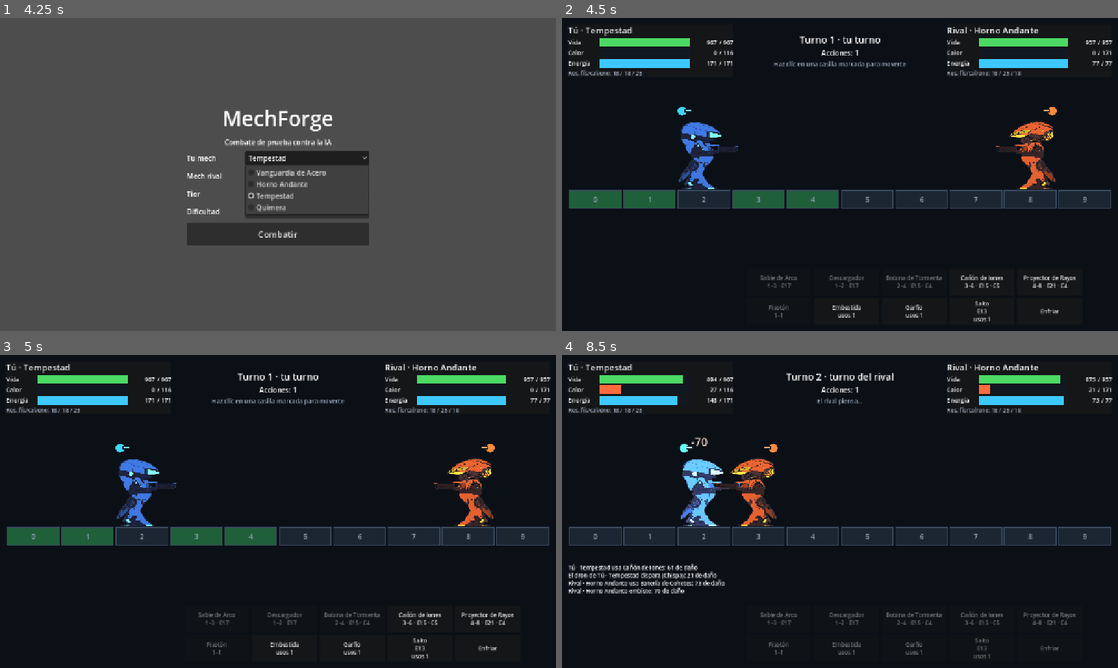
Above: before the commit, frames 1-4 (two rows, left to right).
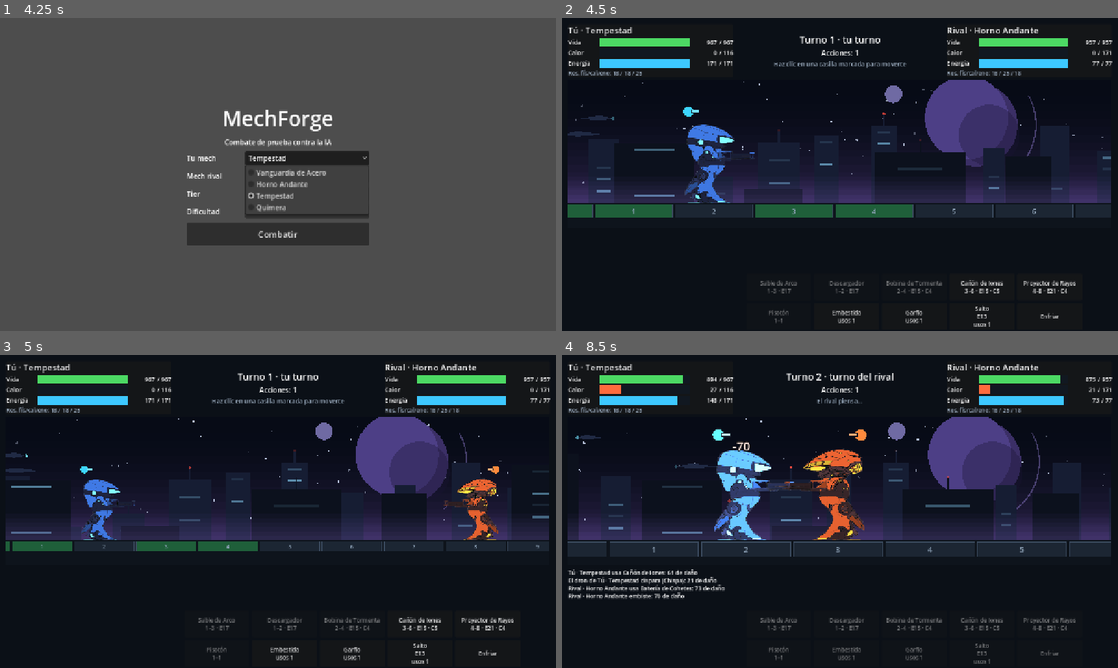
Above: after the commit, the same moments.

Repository: christianescamilla15-cell/mechforge
Game: Godot game, scene res://scenes/main.tscn
The game is run twice, just before and just after one commit, with the same random seed, the same clock (stepped at 60 frames per second) and the same inputs.
Inputs (mouse positions are in pixels of both pictures, inside the frame that each line leads up to):
- Up to frame 1 (4.25 s): click "Normal" at 0.5 s; click "Normal" at 1.25 s; click "Vanguardia de Acero" at 2 s; click "Avanzada" at 2.75 s; click "Tempestad" at 3.5 s
- Up to frame 2 (4.5 s): click "Combatir" at 4.25 s
- Up to frame 3 (5 s): no input
- Up to frame 4 (8.5 s): click "Cañón de Iones 3–6 · E15 · C5" at 5 s; tap Enter at 5.75 s; drag from (840, 489) to (895, 442) at 5.77 s; drag from (728, 527) to (812, 574) at 6.52 s; move the mouse to (895, 442) at 7.27 s; tap Ctrl at 7.35 s; click (895, 442) at 7.42 s; drag from (812, 574) to (673, 464) at 8.02 s

Frame 1 is identical in both runs. In frame 2, 21% of the frame differs, in the area x 1-99%, y 19-99%; in frame 3, 19%; in frame 4, 24%.

Commit message:
feat: scrolling arena with a follow camera and a layered animated backdrop
Requested by the user: a field wider than the screen that is traversed
forward and back, with a living background as in fighting-game stages.

- the world is 230 px per cell (2300 for 10 cells); a camera follows the
  midpoint of the mechs and zooms out as they separate
- procedural backdrop in parallax layers: twinkling stars, a ringed
  planet, ships crossing the sky, two rows of towers with blinking
  lights and flickering windows, haze over the horizon
- mechs are drawn larger; an edge arrow points to a bonus that fell
  outside the view
- placeholder backdrop until stages are drawn in the approved style

Checked with tools/live.ps1; 137 tests passing.

Co-Authored-By: Claude Fable 5.2 <noreply@anthropic.com>

Diff:
--- a/scenes/battle/arena_view.gd
+++ b/scenes/battle/arena_view.gd
@@ -1,18 +1,41 @@
 class_name ArenaView
 extends Control
-## La arena: una fila de casillas con los dos mechs encima. Solo dibuja y
-## avisa de los clics; no conoce las reglas.
+## La arena: un campo mas ancho que la pantalla, con los dos mechs encima,
+## una camara que los sigue y un paisaje de fondo en capas (GDD 12.1). Solo
+## dibuja y avisa de los clics; no conoce las reglas.
 
 signal cell_clicked(cell: int)
 signal cell_hovered(cell: int)
 
-const FLOOR_Y := 250.0
+## Ancho de una casilla en el mundo. Con 10 casillas el campo mide 2300, casi
+## el doble que la pantalla: hay que recorrerlo.
+const CELL_WIDTH := 230.0
 const CELL_HEIGHT := 46.0
+## Distancia del suelo al borde inferior de la vista.
+const FLOOR_MARGIN := 58.0
+## La camara se aleja cuando los mechs se separan y se acerca cuando se juntan.
+const MIN_ZOOM := 0.5
+const MAX_ZOOM := 1.0
+## Casillas de margen que la camara deja a cada lado de los mechs.
+const VIEW_MARGIN_CELLS := 1.6
+## Rapidez con la que la camara alcanza su objetivo.
+const CAMERA_SPEED := 4.0
 const COLOR_CELL := Color("1c2633")
 const COLOR_CELL_LINE := Color("3a4a5e")
 const COLOR_FLOOR := Color("0e141c")
 ## Color de la caja de bonificacion segun lo que da (GDD 2.8).
 const DROP_COLORS := {"armor": Color("6fb6ff"), "firepower": Color("ffb347")}
+## Paisaje provisional, dibujado por codigo hasta que haya escenarios con el
+## estilo aprobado. Cuanto mas lejos esta una capa, menos se mueve.
+const SKY_TOP := Color("070b16")
+const SKY_HORIZON := Color("2a2148")
+const COLOR_FAR := Color("161d33")
+const COLOR_NEAR := Color("0c111d")
+const PARALLAX_STARS := 0.03
+const PARALLAX_PLANET := 0.06
+const PARALLAX_SHIPS := 0.12
+const PARALLAX_FAR := 0.22
+const PARALLAX_NEAR := 0.5
 
 var cells: int = 10
 var mechs: Array[MechView] = []
@@ -24,39 +47,65 @@
 var _drop: Dictionary = {}
 ## Textos flotantes vivos por casilla, para no encimarlos.
 var _floating: Dictionary = {}
+## Capa del mundo: suelo, mechs y textos. La camara la mueve y la escala.
+var _world := Node2D.new()
+var _floor := Node2D.new()
+## Avisos que van por encima del mundo y no se mueven con la camara.
+var _overlay := Node2D.new()
+## Punto del mundo que queda en el centro de la vista; negativo = sin fijar.
+var _camera_x := -1.0
+var _zoom := 1.0
+var _time := 0.0
 
 
 func _ready() -> void:
 	mouse_filter = Control.MOUSE_FILTER_STOP
+	clip_contents = true
+	add_child(_world)
+	_world.add_child(_floor)
+	_floor.draw.connect(_draw_floor)
+	add_child(_overlay)
+	_overlay.draw.connect(_draw_overlay)
 	for i in 2:
 		var view := MechView.new()
-		add_child(view)
+		_world.add_child(view)
 		mechs.append(view)
 	mouse_exited.connect(_on_mouse_exited)
 
 
+func _process(delta: float) -> void:
+	_time += delta
+	_follow(delta)
+	queue_redraw()
+	_overlay.queue_redraw()
+
+
+func world_width() -> float:
+	return cells * CELL_WIDTH
+
+
 func cell_width() -> float:
-	return size.x / cells
-
-
-## Punto del suelo en el centro de una casilla.
+	return CELL_WIDTH
+
+
+## Punto del suelo en el centro de una casilla, en coordenadas del mundo.
 func cell_point(cell: int) -> Vector2:
-	return Vector2((cell + 0.5) * cell_width(), FLOOR_Y)
+	return Vector2((cell + 0.5) * CELL_WIDTH, 0.0)
 
 
 func set_highlights(highlights: Dictionary) -> void:
 	_highlights = highlights
-	queue_redraw()
-
-
-## Hace que los dos mechs se miren.
+	_floor.queue_redraw()
+
+
 ## Muestra u oculta la bonificacion que dejo la nave (GDD 2.8).
 func set_drop(drop: Dictionary) -> void:
 	if drop != _drop:
 		_drop = drop.duplicate()
-		queue_redraw()
-
-
+		_floor.queue_redraw()
+
+
+## Hace que los dos mechs se miren.
 func update_facing() -> void:
 	var left := 0 if mechs[0].position.x <= mechs[1].position.x else 1
 	mechs[left].set_facing(1)
@@ -67,15 +116,15 @@
 func float_text(cell: int, text: String, color: Color) -> void:
 	var label := Label.new()
 	label.text = text
-	label.add_theme_font_size_override("font_size", 26)
+	label.add_theme_font_size_override("font_size", 30)
 	label.add_theme_color_override("font_color", color)
 	label.add_theme_color_override("font_outline_color", Color.BLACK)
-	label.add_theme_constant_override("outline_size", 6)
-	add_child(label)
+	label.add_theme_constant_override("outline_size", 7)
+	_world.add_child(label)
 	# Cada texto nuevo sobre la misma casilla sale un poco mas abajo.
 	var row: int = _floating.get(cell, 0)
 	_floating[cell] = row + 1
-	label.position = cell_point(cell) + Vector2(-30, -205 + 26 * row)
+	label.position = cell_point(cell) + Vector2(-34, -250 + 30 * row)
 	var tween := create_tween()
 	tween.tween_property(label, "position:y", label.position.y - 40.0, 1.1)
 	tween.parallel().tween_property(label, "modulate:a", 0.0, 0.6).set_delay(0.5)
@@ -87,49 +136,213 @@
 	_floating[cell] = maxi(0, _floating.get(cell, 1) - 1)
 
 
-func _draw() -> void:
-	var width := cell_width()
-	draw_rect(Rect2(0, FLOOR_Y, size.x, CELL_HEIGHT), COLOR_FLOOR)
+# --- Camara ------------------------------------------------------------------
+
+
+## Lleva la camara hacia el punto medio de los mechs y ajusta el acercamiento
+## para que quepan los dos con margen.
+func _follow(delta: float) -> void:
+	if size.x <= 0.0 or mechs.size() < 2:
+		return
+	var a := mechs[0].position.x
+	var b := mechs[1].position.x
+	var span := absf(a - b) + 2.0 * VIEW_MARGIN_CELLS * CELL_WIDTH
+	var target_zoom := clampf(size.x / span, MIN_ZOOM, MAX_ZOOM)
+	var target_x := (a + b) / 2.0
+	if _camera_x < 0.0:
+		_camera_x = target_x
+		_zoom = target_zoom
+	var blend := 1.0 - exp(-CAMERA_SPEED * delta)
+	_zoom = lerpf(_zoom, target_zoom, blend)
+	_camera_x = lerpf(_camera_x, target_x, blend)
+	var half := size.x / (2.0 * _zoom)
+	if half * 2.0 >= world_width():
+		_camera_x = world_width() / 2.0
+	else:
+		_camera_x = clampf(_camera_x, half, world_width() - half)
+	_world.scale = Vector2(_zoom, _zoom)
+	_world.position = Vector2(size.x / 2.0 - _camera_x * _zoom, size.y - FLOOR_MARGIN)
+
+
+## Cuanto se ha desplazado la camara desde el centro del campo.
+func _camera_shift() -> float:
+	return (_camera_x - world_width() / 2.0) if _camera_x >= 0.0 else 0.0
+
+
+# --- Suelo (coordenadas del mundo) --------------------------------------------
+
+
+func _draw_floor() -> void:
+	_floor.draw_rect(Rect2(-3000, 0, world_width() + 6000, 600), COLOR_FLOOR)
+	var font := get_theme_default_font()
 	for cell in cells:
-		var rect := Rect2(cell * width + 3, FLOOR_Y + 3, width - 6, CELL_HEIGHT - 6)
+		var rect := Rect2(cell * CELL_WIDTH + 4, 4, CELL_WIDTH - 8, CELL_HEIGHT - 8)
 		var color := COLOR_CELL
 		if _highlights.has(cell):
 			color = _highlights[cell]
 			if cell == _hovered:
 				color = color.lightened(0.25)
-		draw_rect(rect, color)
-		draw_rect(rect, COLOR_CELL_LINE, false, 2.0)
-		var font := get_theme_default_font()
-		draw_string(
+		_floor.draw_rect(rect, color)
+		_floor.draw_rect(rect, COLOR_CELL_LINE, false, 2.0)
+		_floor.draw_string(
 			font,
-			rect.position + Vector2(rect.size.x / 2.0 - 5.0, 27.0),
+			rect.position + Vector2(0, 27),
 			str(cell),
-			HORIZONTAL_ALIGNMENT_LEFT,
-			-1,
-			16,
+			HORIZONTAL_ALIGNMENT_CENTER,
+			rect.size.x,
+			20,
 			Color("8fa3b8")
 		)
 	if not _drop.is_empty():
-		_draw_drop()
+		_draw_drop(font)
 
 
 ## La bonificacion como una caja sobre su casilla, del color de su tipo.
-func _draw_drop() -> void:
-	var center := Vector2(cell_point(_drop["cell"]).x, FLOOR_Y - 34.0)
+func _draw_drop(font: Font) -> void:
+	var center := Vector2(cell_point(_drop["cell"]).x, -44.0)
 	var color: Color = DROP_COLORS.get(_drop["kind"], Color.WHITE)
-	var box := Rect2(center - Vector2(24, 20), Vector2(48, 40))
-	draw_rect(box, color.darkened(0.55))
-	draw_rect(box, color, false, 3.0)
-	draw_line(center + Vector2(0, 20), Vector2(center.x, FLOOR_Y), color.darkened(0.3), 2.0)
-	draw_string(
-		get_theme_default_font(),
-		box.position + Vector2(0, 26),
+	var box := Rect2(center - Vector2(34, 28), Vector2(68, 56))
+	_floor.draw_rect(box, color.darkened(0.55))
+	_floor.draw_rect(box, color, false, 4.0)
+	_floor.draw_line(center + Vector2(0, 28), Vector2(center.x, 0), color.darkened(0.3), 3.0)
+	_floor.draw_string(
+		font,
+		box.position + Vector2(0, 36),
 		Txt.t("drop_%s_short" % _drop["kind"]),
 		HORIZONTAL_ALIGNMENT_CENTER,
 		box.size.x,
-		15,
+		20,
 		color.lightened(0.4)
 	)
+
+
+## Si la bonificacion queda fuera de la vista, una flecha en el borde dice
+## hacia donde esta y de que tipo es.
+func _draw_overlay() -> void:
+	if _drop.is_empty():
+		return
+	var screen_x := _world.position.x + cell_point(_drop["cell"]).x * _zoom
+	if screen_x >= 30.0 and screen_x <= size.x - 30.0:
+		return
+	var right := screen_x > size.x / 2.0
+	var color: Color = DROP_COLORS.get(_drop["kind"], Color.WHITE)
+	var tip := Vector2(size.x - 14.0 if right else 14.0, size.y - FLOOR_MARGIN - 70.0)
+	var back := -34.0 if right else 34.0
+	var arrow := PackedVector2Array([tip, tip + Vector2(back, -20.0), tip + Vector2(back, 20.0)])
+	_overlay.draw_colored_polygon(arrow, color)
+	var label_x := tip.x + (back * 3.2 if right else back * 1.2)
+	_overlay.draw_string(
+		get_theme_default_font(),
+		Vector2(label_x, tip.y + 7.0),
+		Txt.t("drop_%s_short" % _drop["kind"]),
+		HORIZONTAL_ALIGNMENT_LEFT,
+		-1,
+		20,
+		color.lightened(0.3)
+	)
+
+
+# --- Paisaje de fondo (coordenadas de pantalla) -----------------------------------
+
+
+func _draw() -> void:
+	var horizon := size.y - FLOOR_MARGIN
+	var bands := 16
+	for i in bands:
+		var t := float(i) / float(bands - 1)
+		var band := Rect2(0, horizon * i / bands, size.x, horizon / bands + 1.0)
+		draw_rect(band, SKY_TOP.lerp(SKY_HORIZON, t * t))
+	var shift := _camera_shift()
+	_draw_stars(shift * PARALLAX_STARS, horizon)
+	_draw_planet(shift * PARALLAX_PLANET, horizon)
+	_draw_ships(shift * PARALLAX_SHIPS, horizon)
+	_draw_skyline(shift * PARALLAX_FAR, horizon, 130.0, 150.0, COLOR_FAR, 11.0)
+	_draw_skyline(shift * PARALLAX_NEAR, horizon, 300.0, 230.0, COLOR_NEAR, 47.0)
+	# Bruma sobre el horizonte, para separar el fondo del suelo.
+	for i in 6:
+		var haze := Color(0.45, 0.35, 0.7, 0.05 * (i + 1))
+		draw_rect(Rect2(0, horizon - 60.0 + i * 10.0, size.x, 10.0), haze)
+
+
+## Numero entre 0 y 1 que depende solo de sus argumentos: el paisaje es
+## siempre el mismo sin guardar nada.
+func _noise(index: float, salt: float) -> float:
+	return fposmod(sin(index * 12.9898 + salt * 78.233) * 43758.5453, 1.0)
+
+
+func _draw_stars(offset: float, horizon: float) -> void:
+	var span := size.x + 200.0
+	for i in 90:
+		var x := fposmod(_noise(i, 1.0) * span - offset, span) - 100.0
+		var y := _noise(i, 2.0) * horizon * 0.85
+		var twinkle := 0.55 + 0.45 * sin(_time * (0.6 + _noise(i, 3.0) * 2.0) + i)
+		var radius := 1.0 + _noise(i, 4.0) * 1.6
+		draw_circle(Vector2(x, y), radius, Color(0.85, 0.9, 1.0, 0.25 + 0.6 * twinkle))
+
+
+func _draw_planet(offset: float, horizon: float) -> void:
+	var center := Vector2(size.x * 0.74 - offset, horizon * 0.36)
+	draw_circle(center, 96.0, Color("3b2f66"))
+	draw_circle(center + Vector2(-22, -16), 96.0, Color("4d3f86"))
+	draw_circle(center + Vector2(30, 24), 70.0, Color(0.1, 0.08, 0.2, 0.35))
+	draw_arc(center, 138.0, -0.5, 0.9, 40, Color(0.7, 0.6, 1.0, 0.35), 3.0)
+	draw_circle(center + Vector2(-190, -70), 20.0, Color("6f6aa3"))
+
+
+## Naves que cruzan el cielo a distintas alturas y velocidades.
+func _draw_ships(offset: float, horizon: float) -> void:
+	var span := size.x + 400.0
+	for i in 3:
+		var direction := 1.0 if i % 2 == 0 else -1.0
+		var speed := 26.0 + 18.0 * i
+		var x := fposmod(direction * _time * speed + _noise(i, 5.0) * span - offset, span) - 200.0
+		var y := horizon * (0.16 + 0.13 * i) + sin(_time * 0.7 + i) * 6.0
+		var length := 34.0 + 12.0 * i
+		var nose := Vector2(x + direction * length, y)
+		var hull := PackedVector2Array(
+			[
+				nose,
+				Vector2(x, y - 7.0),
+				Vector2(x - direction * length * 0.6, y),
+				Vector2(x, y + 5.0)
+			]
+		)
+		draw_colored_polygon(hull, Color("202a44"))
+		var glow := 0.6 + 0.4 * sin(_time * 9.0 + i * 2.0)
+		var engine := Vector2(x - direction * length * 0.62, y)
+		draw_circle(engine, 3.5, Color(0.45, 0.9, 1.0, glow))
+
+
+## Una fila de torres. Cada una sale del numero de su tramo, asi que el
+## paisaje se repite igual al volver sobre el mismo sitio.
+func _draw_skyline(
+	offset: float, horizon: float, tile: float, max_height: float, color: Color, salt: float
+) -> void:
+	var first := int(floor(offset / tile)) - 1
+	var count := int(size.x / tile) + 3
+	for step in count:
+		var index := first + step
+		var x := index * tile - offset
+		var height := 30.0 + _noise(index, salt) * max_height
+		var width := tile * (0.35 + 0.4 * _noise(index, salt + 1.0))
+		draw_rect(Rect2(x, horizon - height, width, height), color)
+		# Antena y luz de aviso que parpadea en algunas torres.
+		if _noise(index, salt + 2.0) > 0.45:
+			var top := Vector2(x + width / 2.0, horizon - height)
+			draw_line(top, top - Vector2(0, 26), color, 3.0)
+			var blink := 0.5 + 0.5 * sin(_time * 2.2 + index * 1.7)
+			draw_circle(top - Vector2(0, 28), 3.0, Color(1.0, 0.3, 0.25, blink))
+		# Ventanas encendidas que tiemblan un poco.
+		for row in int(height / 26.0):
+			if _noise(index * 7.0 + row, salt + 3.0) > 0.6:
+				var flicker := 0.35 + 0.25 * sin(_time * 1.3 + index + row * 2.0)
+				var window := Rect2(
+					x + width * 0.25, horizon - height + 12.0 + row * 26.0, width * 0.5, 5.0
+				)
+				draw_rect(window, Color(0.55, 0.85, 1.0, flicker))
+
+
+# --- Raton -------------------------------------------------------------------
 
 
 func _gui_input(event: InputEvent) -> void:
@@ -137,7 +350,7 @@
 		var cell := _cell_at(event.position)
 		if cell != _hovered:
 			_hovered = cell
-			queue_redraw()
+			_floor.queue_redraw()
 			cell_hovered.emit(cell)
 	elif event is InputEventMouseButton and event.pressed:
 		if event.button_index == MOUSE_BUTTON_LEFT:
@@ -148,11 +361,13 @@
 
 func _on_mouse_exited() -> void:
 	_hovered = -1
-	queue_redraw()
+	_floor.queue_redraw()
 	cell_hovered.emit(-1)
 
 
+## Casilla que hay bajo un punto de la vista, o -1 si cae fuera del campo.
 func _cell_at(point: Vector2) -> int:
-	if point.x < 0 or point.x >= size.x:
+	var world_x := (point.x - _world.position.x) / maxf(_zoom, 0.01)
+	if world_x < 0.0 or world_x >= world_width():
 		return -1
-	return clampi(int(point.x / cell_width()), 0, cells - 1)
+	return clampi(int(world_x / CELL_WIDTH), 0, cells - 1)
--- a/scenes/battle/battle_screen.gd
+++ b/scenes/battle/battle_screen.gd
@@ -474,7 +474,7 @@
 
 	# Centro: la arena.
 	_arena = ArenaView.new()
-	_arena.custom_minimum_size = Vector2(0, 310)
+	_arena.custom_minimum_size = Vector2(0, 340)
 	_arena.size_flags_vertical = Control.SIZE_EXPAND_FILL
 	_arena.cell_clicked.connect(_on_cell_clicked)
 	_arena.cell_hovered.connect(_on_cell_hovered)
--- a/scenes/battle/mech_view.gd
+++ b/scenes/battle/mech_view.gd
@@ -12,7 +12,7 @@
 ]
 const OUTLINE := Color("10151c")
 ## Escala del dibujo: un mech debe caber en su casilla con el rival al lado.
-const DRAW_SCALE := 0.72
+const DRAW_SCALE := 1.05
 ## Juego de sprites que tiene el canon de pecho (assets/mechs).
 const CHEST_SET := "ligero_18"
 ## Cuanto suben las armas provisionales para quedar sobre el torso nuevo.
